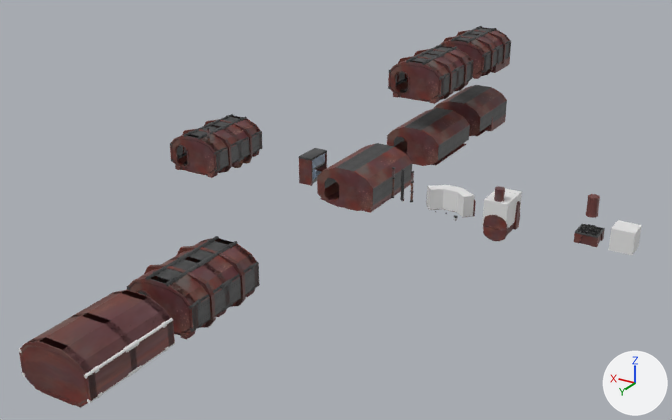
One commit to the Blender file Blender/podzemi.blend: the scene before it, then after it.
Camera for both pictures: a 50 mm camera at (-40.8, 73.6, 34.1) aimed at (0.7, 4.4, -0.5). Every picture has the same lights, and +X, +Y and +Z are marked at lower right. The picture after the commit comes second.
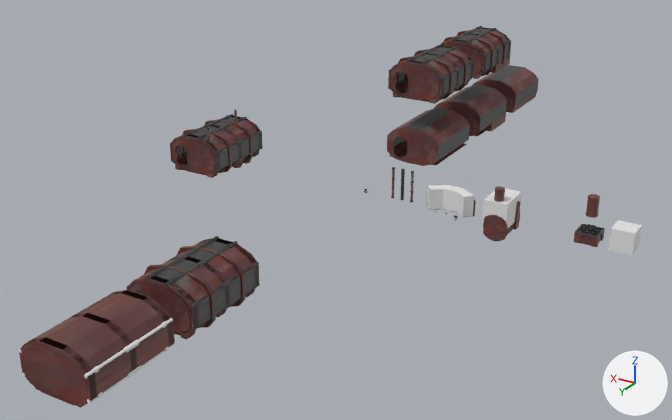
The change, as a list of edits to the scene's bpy script:
```text
Remove ob_cube_010:
    ob_cube_010 = bpy.data.objects.new('Cube.010', me_cube_001)
    ob_cube_010.location = (6.0, 0.0, 0.0)
Change ob_cube_016:
    ob_cube_016.location: (0.0, 0.0, 0.0) -> (0.0, -36.0, 0.0)
```

Location of each change, (x1, y1, x2, y2) in pixels of the pictures (672 x 420 px):
'Cube.016', moved
    before: (317, 143, 412, 213)
    after: (472, 65, 538, 113)
'Cube.010', deleted
    before: (298, 148, 327, 186)
    faces in mat_material_013 (picture img_wall_png_001): (299, 153, 327, 186)
    faces in mat_material_007 (picture img_metal_png_001): (298, 148, 327, 172)
    faces in mat_material_008 (picture img_latka_png_001): (312, 153, 326, 180)
